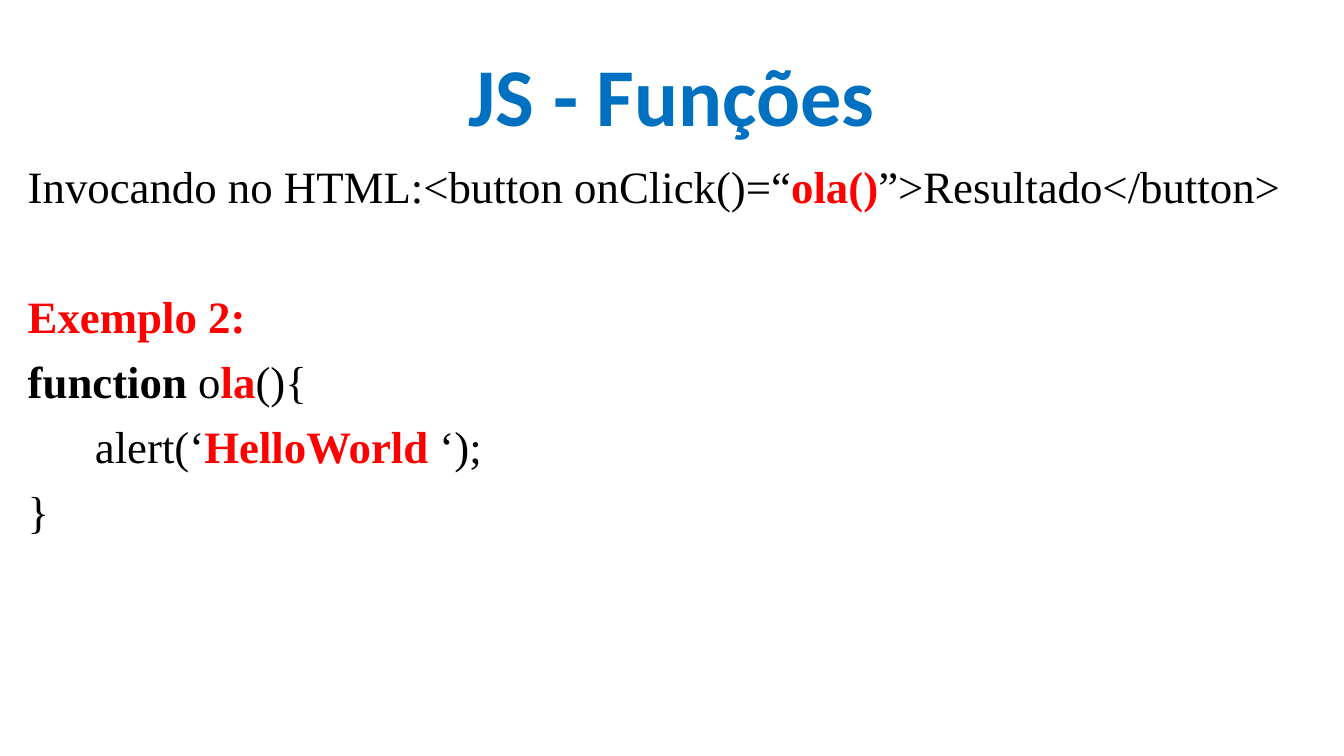
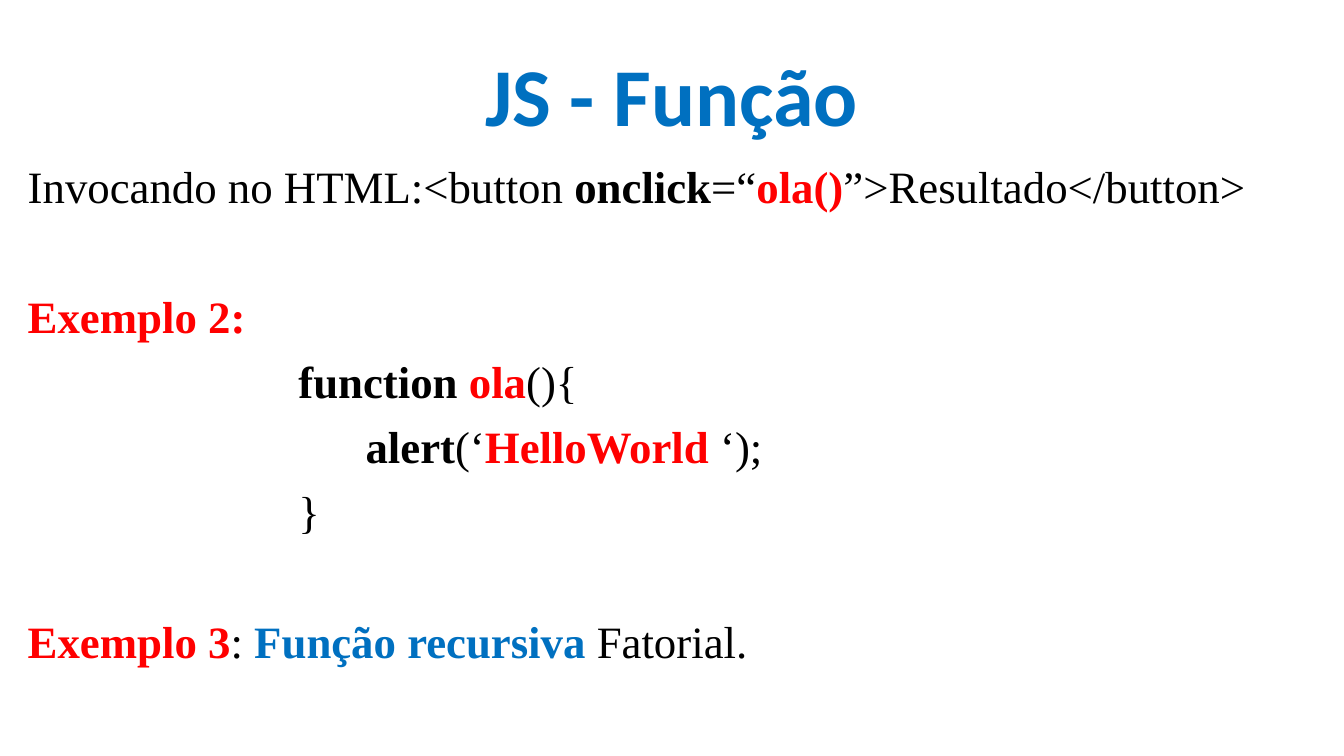
Before and after one commit to CloudEducationBrazil/WydenDesenvolvimentoWebPHP, a slide deck: slide 37 of 01 Classes/Aula 09 Desenvolvimento Web PHP - JS.pptx (slide 35 before the commit). Drawn at 1344x756 pixels with LibreOffice and Linux fonts; fonts in the diff are those of the drawing; background and template pictures are left out. Boxes give left, top, right and bottom in pixels: in the first picture for what was removed or moved away, otherwise in the second. Text is boxed around its words. In the diff, an @@ line names an element or a change of style, - is before the commit and + after.

```diff
--- a/01 Classes/Aula 09 Desenvolvimento Web PHP - JS.pptx
+++ b/01 Classes/Aula 09 Desenvolvimento Web PHP - JS.pptx
@@ title at <box>485,70,858,140</box>: text changed @@
-JS - Funções
+JS - Função
@@ text at <box>28,172,1245,213</box>: text changed @@
-Invocando no HTML:<button onClick()=“ola()”>Resultado</button>
+Invocando no HTML:<button onclick=“ola()”>Resultado</button>
@@ text at <box>298,366,709,473</box>: text colour #000000 to #FF0000 in "ola(){"; bold on in "ola(){", "alert(‘HelloWorld"; list level 1 to 5 in "function ola(){"; list level 1 to 5 in "alert(‘HelloWorld ‘);"; list level 1 to 5 in "}" @@
@@ text at <box>28,626,747,668</box>: paragraph added @@
+Exemplo 3: Função recursiva Fatorial.
```
Also in this commit, not shown: 8 other slides changed, 2 slides added, 1 other file.
